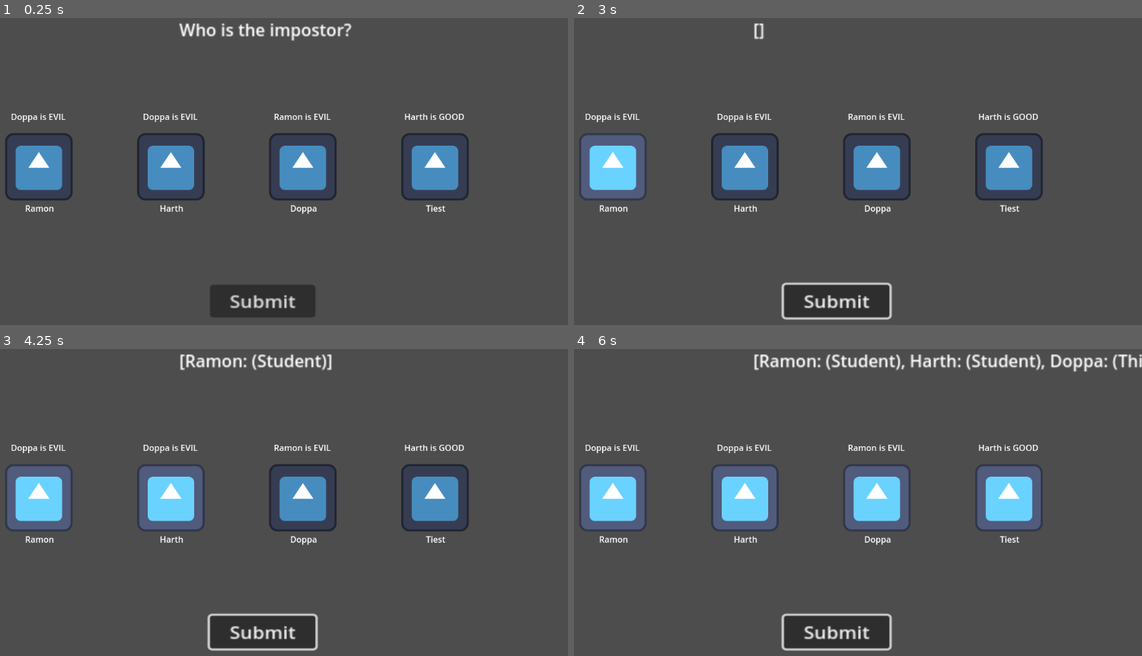
Above: before the commit, frames 1-4 (two rows, left to right).
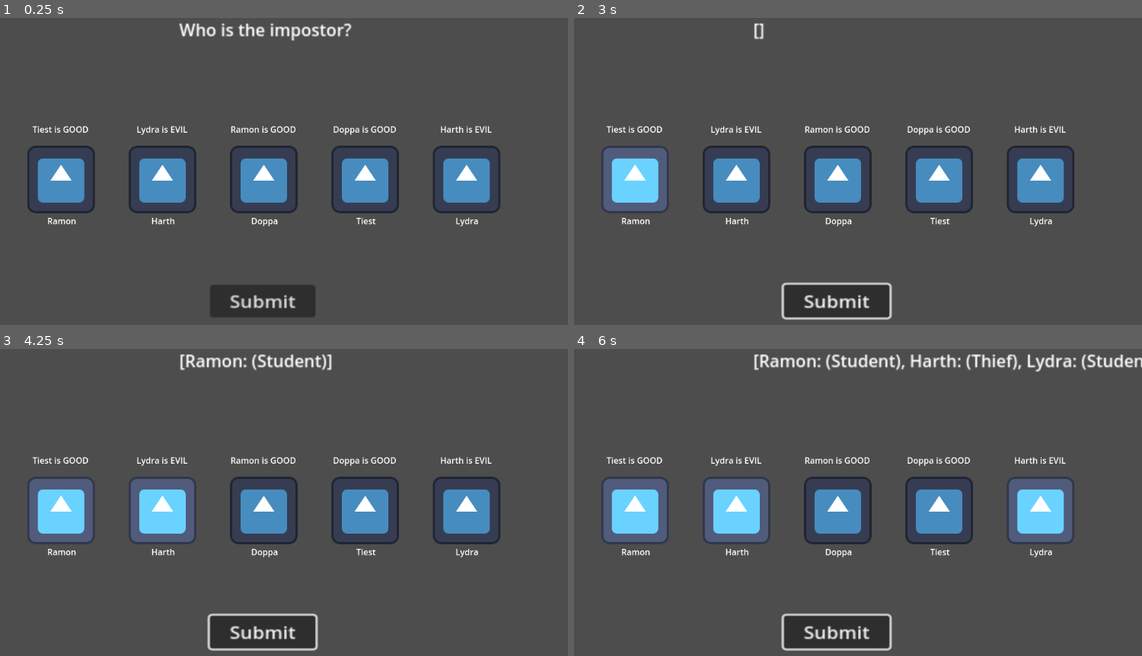
Above: after the commit, the same moments.

Repository: vbAarav/school-snatcher
Game: Godot game, scene res://Scenes/main.tscn
The game is run twice, just before and just after one commit, with the same random seed, the same clock (stepped at 60 frames per second) and the same inputs. The engine's default icon, where the game draws it, is replaced by a stand-in: a white triangle on a blue panel in a dark square.
Inputs (mouse positions are in pixels of both pictures, inside the frame that each line leads up to):
- Up to frame 1 (0.25 s): no input
- Up to frame 2 (3 s): click "Submit" at 0.5 s; click "Submit" at 1.25 s; click "Submit" at 2 s; tap Enter at 2.75 s; move the mouse to (613, 165) at 2.77 s; click (613, 165) at 2.92 s
- Up to frame 3 (4.25 s): tap Space at 3.5 s; move the mouse to (170, 496) at 3.52 s; click (170, 496) at 3.67 s
- Up to frame 4 (6 s): tap Enter at 4.25, 5.75 s; move the mouse to (875, 496) at 4.27 s; click (875, 496) at 4.42 s; tap Space at 5 s; move the mouse to (1011, 496) at 5.02 s; click (1011, 496) at 5.17 s; move the mouse to (1022, 560) at 5.77 s; click (1022, 560) at 5.92 s

The runs differ from the first frame. In frame 1, 12% of the frame differs, in the area x 0-89%, y 31-68%; in frame 2, 13%; in frame 3, 14%; in frame 4, 17%, in the area x 0-100%, y 1-68%.

Commit message:
Added Scaling For Positions

Diff:
--- a/Scenes/main.tscn
+++ b/Scenes/main.tscn
@@ -8,7 +8,7 @@
 [node name="StudentsManager" type="Node" parent="."]
 script = ExtResource("1_bo1nx")
 student_scene = ExtResource("2_8gbba")
-student_names = Array[String](["Ramon", "Harth", "Doppa", "Tiest"])
+student_names = Array[String](["Ramon", "Harth", "Doppa", "Tiest", "Lydra"])
 
 [node name="UILayer" type="CanvasLayer" parent="."]
 
--- a/Scripts/students_manager.gd
+++ b/Scripts/students_manager.gd
@@ -22,11 +22,37 @@
 			add_child(student_instance)
 			students.append(student_instance)
 
-	# Set Student Positions
-	var x_offset = 0
-	for student in students:
-		student.position = Vector2(150 + x_offset, 300)
-		x_offset += 250
+	# Set Student Positions and Scale
+	var num_students = students.size()
+	if num_students > 0:
+		var viewport_width = get_viewport().get_visible_rect().size.x
+		var viewport_height = get_viewport().get_visible_rect().size.y
+
+		var student_width = 128.0
+		var screen_edge_margin = 50.0
+		var available_width = viewport_width - (2 * screen_edge_margin)
+
+		# Calculate spacing between students
+		var total_student_width = num_students * student_width
+		var spacing = student_width * 0.5  # Default spacing between students
+
+		# Calculate scale factor if students don't fit
+		var scale_factor = 1.0
+		var required_width = total_student_width + (num_students - 1) * spacing
+		if required_width > available_width:
+			scale_factor = available_width / required_width
+			spacing *= scale_factor
+			student_width *= scale_factor
+
+		# Calculate starting X position to center all students
+		var total_width = (num_students * student_width) + ((num_students - 1) * spacing)
+		var start_x = (viewport_width - total_width) / 2.0 + (student_width / 2.0)
+
+		# Position and scale each student
+		for i in range(num_students):
+			var student = students[i]
+			student.scale = Vector2(scale_factor, scale_factor)
+			student.position = Vector2(start_x + i * (student_width + spacing), viewport_height / 2.0)
 
 	# Assign Student Roles
 	for student in students:
